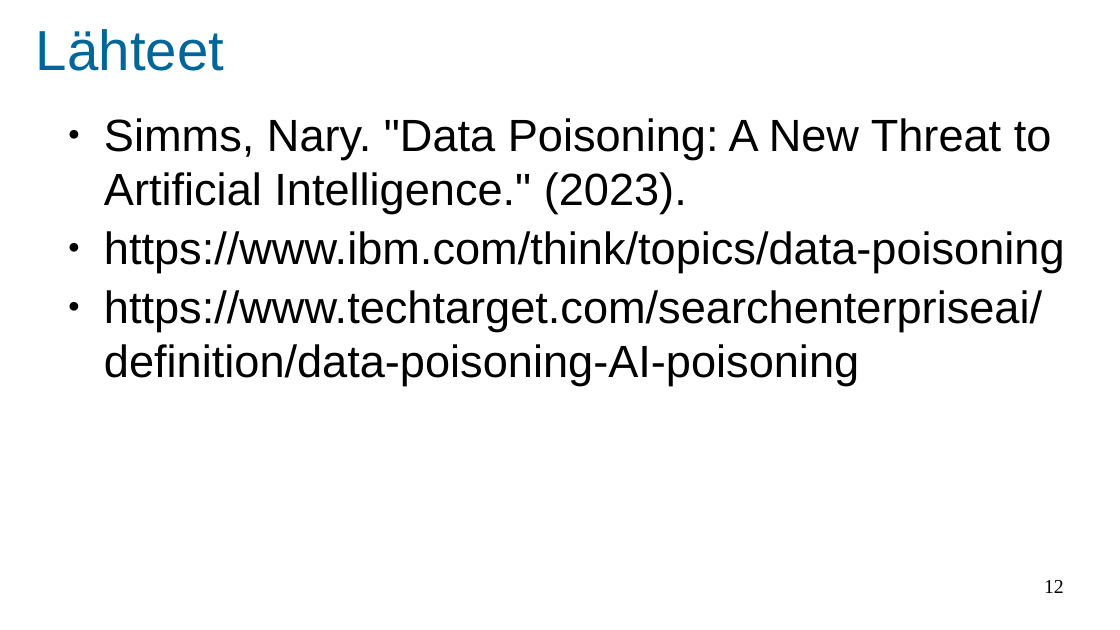
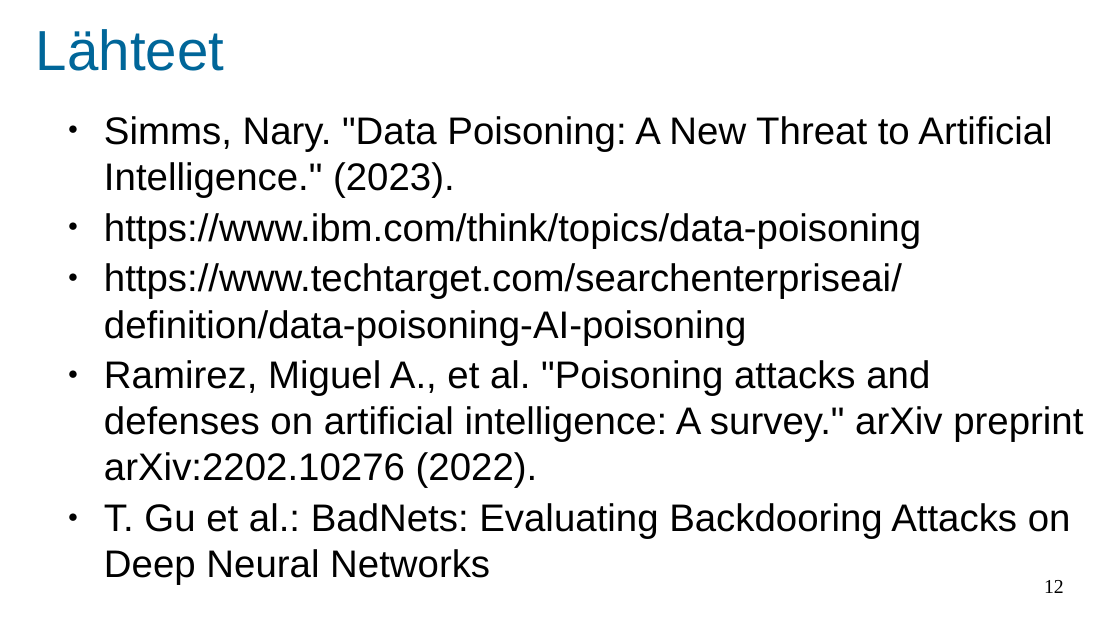
Before and after one commit to Akseli1236/AI-Poisoning, a slide deck: slide 12 of AI poisoning.odp. Drawn at 1120x630 pixels with LibreOffice and Linux fonts; fonts in the diff are those of the drawing; background and template pictures are left out. Boxes give left, top, right and bottom in pixels: in the first picture for what was removed or moved away, otherwise in the second. Text is boxed around its words. In the diff, an @@ line names an element or a change of style, - is before the commit and + after.

```diff
--- a/AI poisoning.odp
+++ b/AI poisoning.odp
@@ text at [104,116,1052,345]: size 32 to 27.2 pt in "Simms, Nary. "Data Poisoning: A New Threat ...", "https://www.ibm.com/think/topics/data-poisoning", "https://www.techtarget.com/searchenterpriseai/definition/dat ..." @@
@@ text at [104,360,1083,585]: paragraphs added @@
+● Ramirez, Miguel A., et al. "Poisoning attacks and defenses on artificial intelligence: A survey." arXiv preprint arXiv:2202.10276 (2022).
+● T. Gu et al.: BadNets: Evaluating Backdooring Attacks on Deep Neural Networks
```
Also in this commit, not shown: 6 other slides changed.
